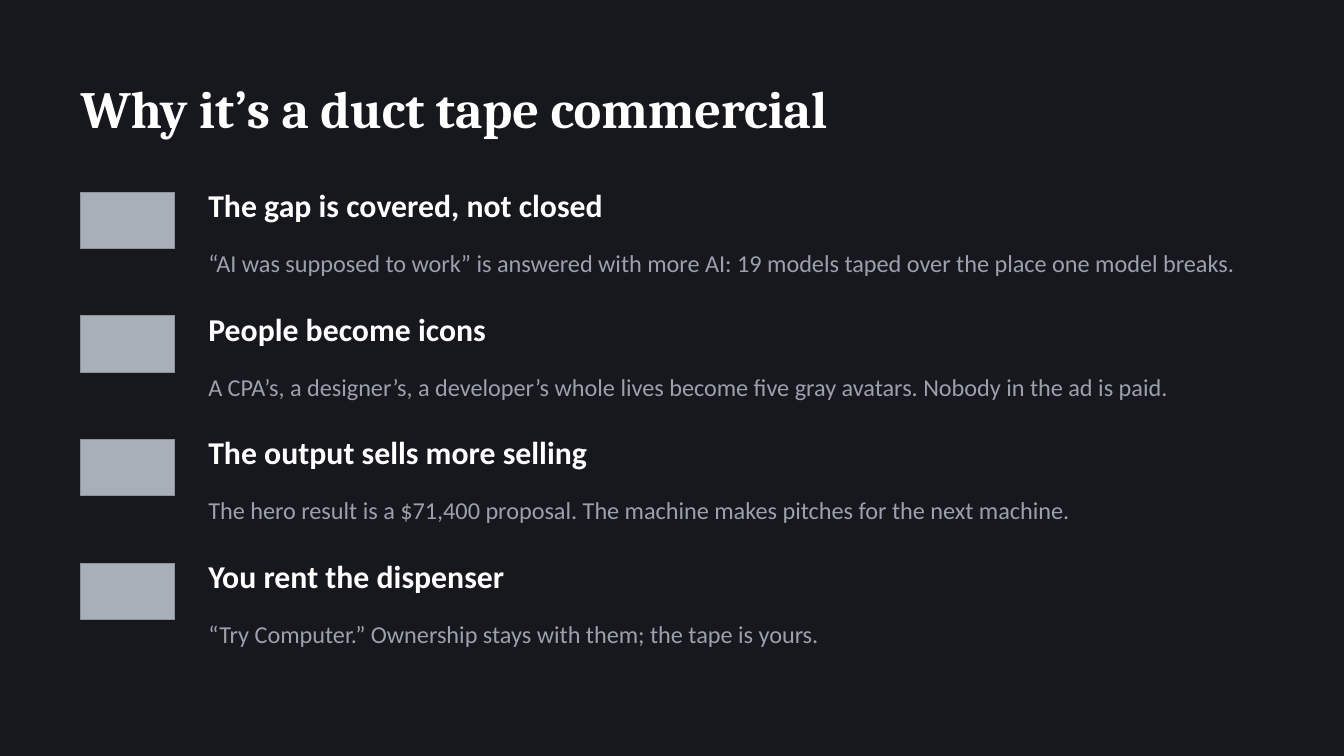
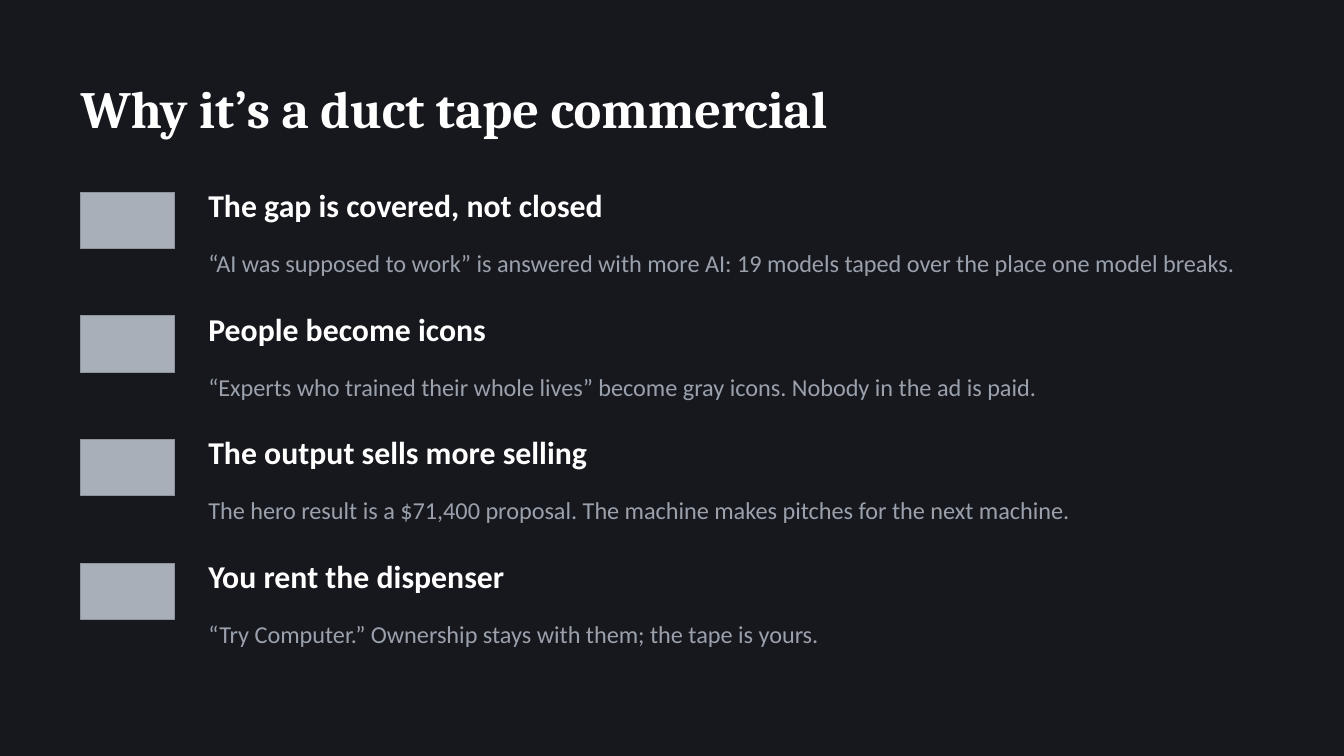
Before and after one commit to asaaab/asaaab.com, a slide deck: slide 20 of whimzmaxx/decks/The-Diary.pptx. Drawn at 1344x756 pixels with LibreOffice and Linux fonts; fonts in the diff are those of the drawing. Boxes give left, top, right and bottom in pixels: in the first picture for what was removed or moved away, otherwise in the second. Text is boxed around its words. In the diff, an @@ line names an element or a change of style, - is before the commit and + after.

```diff
--- a/whimzmaxx/decks/The-Diary.pptx
+++ b/whimzmaxx/decks/The-Diary.pptx
@@ text at (208, 378, 1036, 400): text changed @@
-A CPA’s, a designer’s, a developer’s whole lives become five gray avatars. Nobody in the ad is paid.
+“Experts who trained their whole lives” become gray icons. Nobody in the ad is paid.
```
Also in this commit, not shown: 8 other slides changed, 2 other files.
